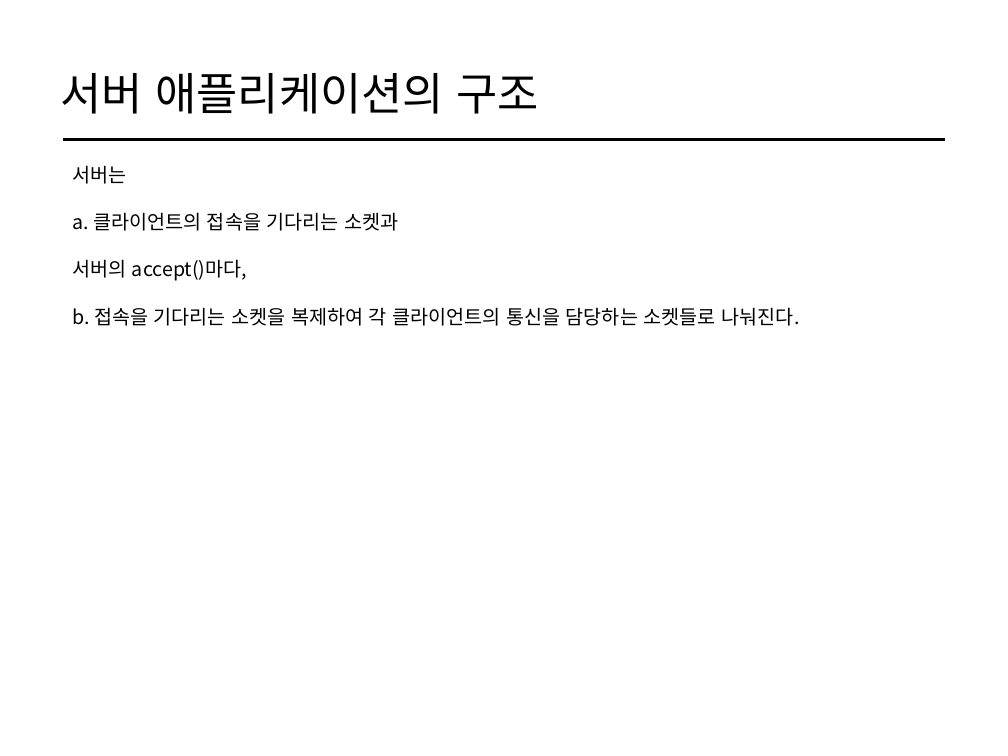
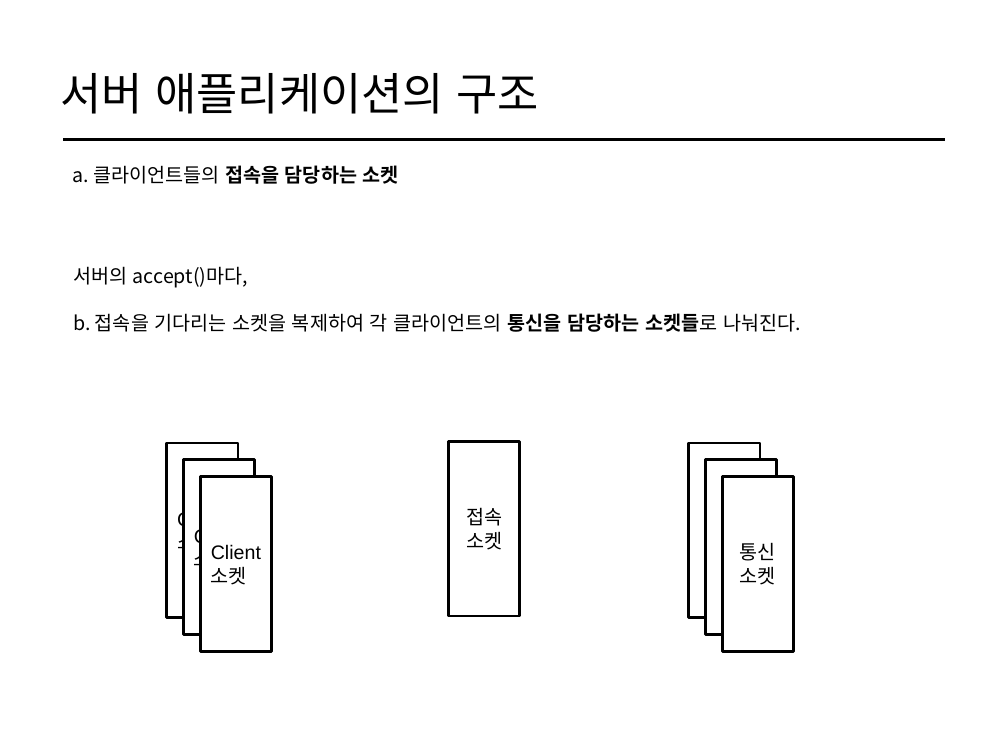
Before and after one commit to cs-study-org/cs-study, a slide deck: slide 8 of 16/yongki/WebServer.pptx. Drawn at 1008x756 pixels with LibreOffice and Linux fonts; fonts in the diff are those of the drawing. Boxes give left, top, right and bottom in pixels: in the first picture for what was removed or moved away, otherwise in the second. Text is boxed around its words. In the diff, an @@ line names an element or a change of style, - is before the commit and + after.

```diff
--- a/16/yongki/WebServer.pptx
+++ b/16/yongki/WebServer.pptx
@@ text added at (72, 165, 399, 184), 14 pt, text #000000 @@
+a. 클라이언트들의 접속을 담당하는 소켓
@@ text "서버의 accept()마다,": place and size @@
-text "서버의 accept()마다," at (72, 165, 800, 326)
+text "서버의 accept()마다," at (73, 266, 801, 332)
@@ text at (73, 266, 248, 288): text changed @@
-서버는
-a. 클라이언트의 접속을 기다리는 소켓과
-서버의 accept()마다,
+서버의 accept()마다,
@@ text at (73, 313, 801, 332): bold on in "통신을 담당하는 소켓들로" @@
@@ rectangle added at (166, 443, 238, 617), fill #FFFFFF, outline #000000 2 pt, 14 pt, text #000000 @@
+Client 소켓
@@ rectangle added at (449, 442, 520, 616), fill #FFFFFF, outline #000000 2 pt, 14 pt, text #000000 @@
+접속
+소켓
@@ rectangle added at (688, 443, 760, 617), fill #FFFFFF, outline #000000 2 pt, 14 pt, text #000000 @@
+통신
@@ rectangle added at (183, 460, 255, 634), fill #FFFFFF, outline #000000 2 pt, 14 pt, text #000000 @@
+Client 소켓
@@ rectangle added at (201, 477, 272, 651), fill #FFFFFF, outline #000000 2 pt, 14 pt, text #000000 @@
+Client 소켓
@@ rectangle added at (706, 460, 777, 634), fill #FFFFFF, outline #000000 2 pt, 14 pt, text #000000 @@
+통신
@@ rectangle added at (723, 477, 794, 651), fill #FFFFFF, outline #000000 2 pt, 14 pt, text #000000 @@
+통신
+소켓
```
Also in this commit, not shown: 4 other slides changed, 1 slide added, 1 slide removed, 2 other files.
